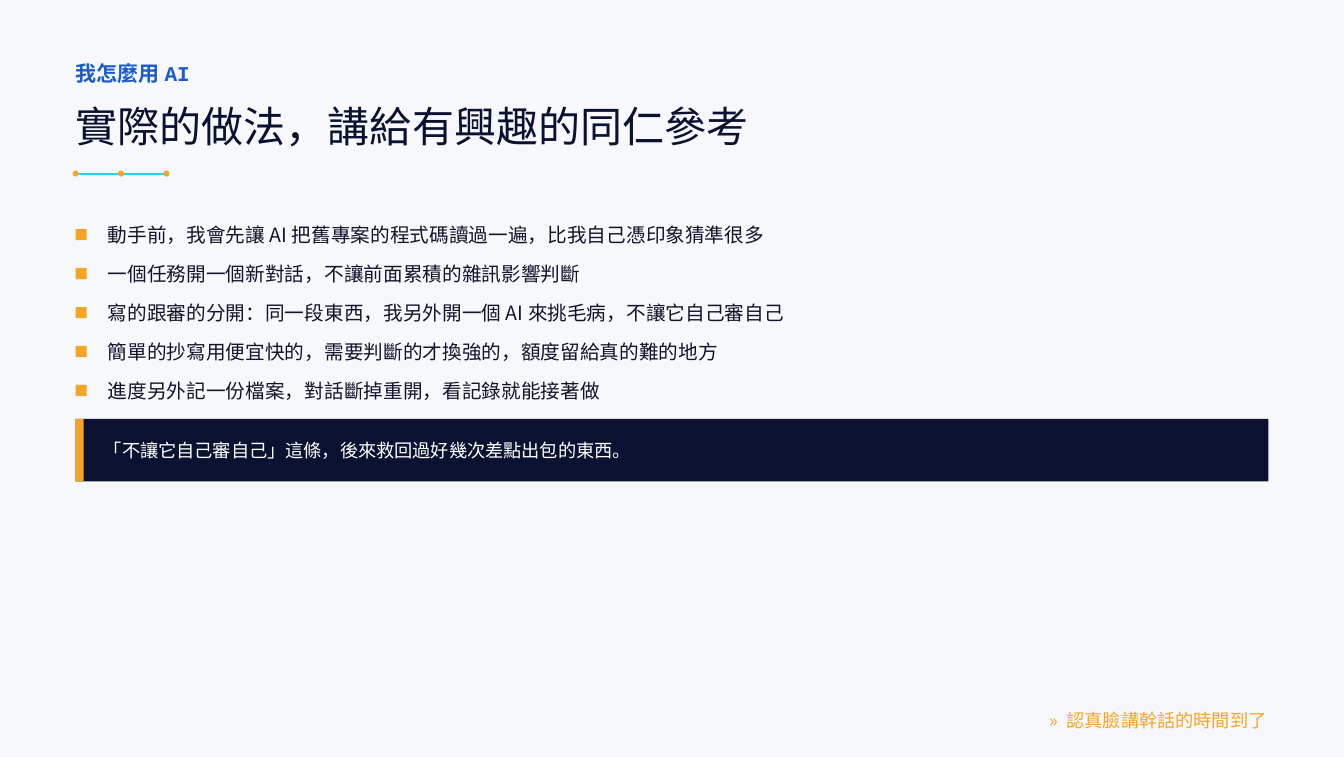
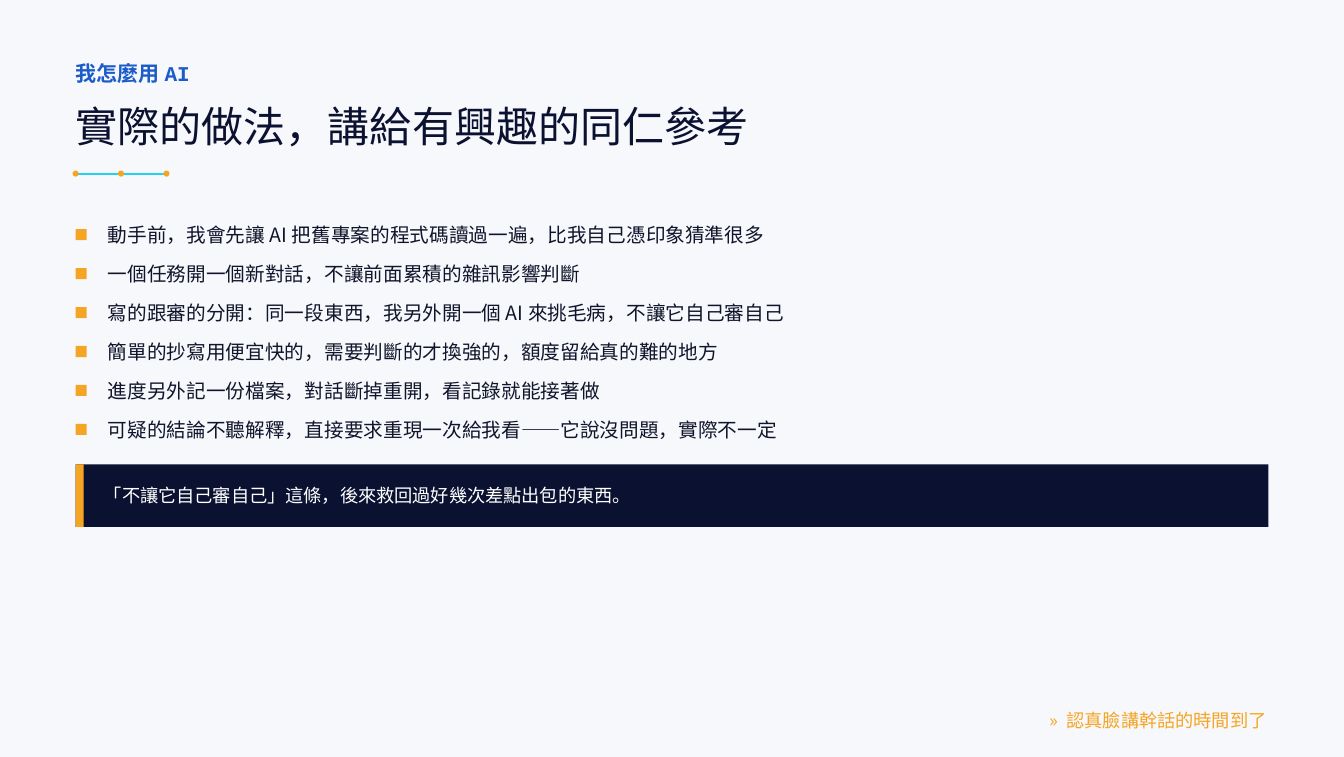
Before and after one commit to LinGaOscar/Spring-MissionBoard, a slide deck: slide 15 of docs/專案介紹.pptx. Drawn at 1344x757 pixels with LibreOffice and Linux fonts; fonts in the diff are those of the drawing. Boxes give left, top, right and bottom in pixels: in the first picture for what was removed or moved away, otherwise in the second. Text is boxed around its words. In the diff, an @@ line names an element or a change of style, - is before the commit and + after.

```diff
--- a/docs/專案介紹.pptx
+++ b/docs/專案介紹.pptx
@@ rectangle added at (76,424,87,435), fill #F5A524 @@
@@ text added at (108,420,777,439), 14 pt, text #10152B @@
+可疑的結論不聽解釋，直接要求重現一次給我看——它說沒問題，實際不一定
@@ 2 rectangles, 1 text: place and size @@
-2 rectangles, 1 text at (76,419,1268,481)
+2 rectangles, 1 text at (76,464,1268,527)
```
Also in this commit, not shown: 17 other slides changed, 3 slides added, 2 slides removed.
